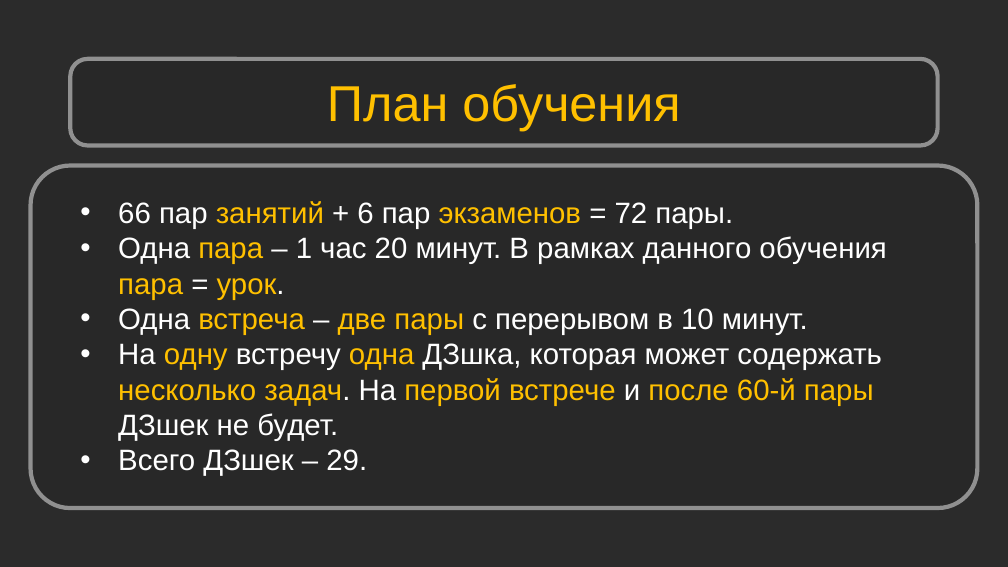
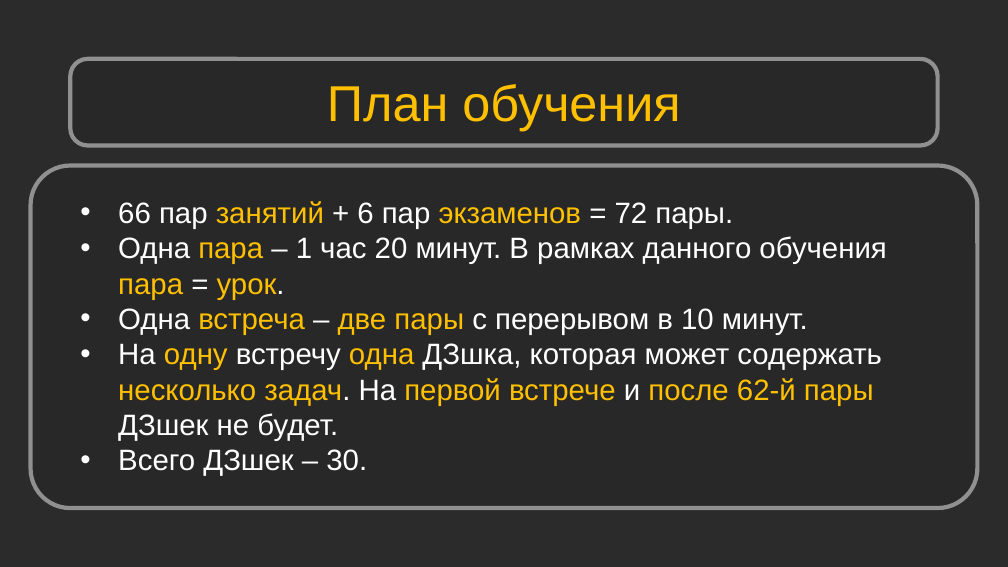
Before and after one commit to Shikonohito/Python_Bootcamp, a slide deck: slide 2 of Урок 01. Mystat. Microsoft Teams/Урок 1. Mystat. Microsoft Teams.pptx. Drawn at 1008x567 pixels with LibreOffice and Linux fonts; fonts in the diff are those of the drawing; background and template pictures are left out; a plain dark background stands for a picture behind light text. Boxes give left, top, right and bottom in pixels: in the first picture for what was removed or moved away, otherwise in the second. Text is boxed around its words. In the diff, an @@ line names an element or a change of style, - is before the commit and + after.

```diff
--- a/Урок 01. Mystat. Microsoft Teams/Урок 1. Mystat. Microsoft Teams.pptx
+++ b/Урок 01. Mystat. Microsoft Teams/Урок 1. Mystat. Microsoft Teams.pptx
@@ text at box(118, 343, 882, 476): text changed @@
-• На одну встречу одна ДЗшка, которая может содержать несколько задач. На первой встрече и после 60-й пары ДЗшек не будет.
-• Всего ДЗшек – 29.
+• На одну встречу одна ДЗшка, которая может содержать несколько задач. На первой встрече и после 62-й пары ДЗшек не будет.
+• Всего ДЗшек – 30.
```
Also in this commit, not shown: 4 other slides changed, 5 slides added, 4 slides removed, 14 other files.
